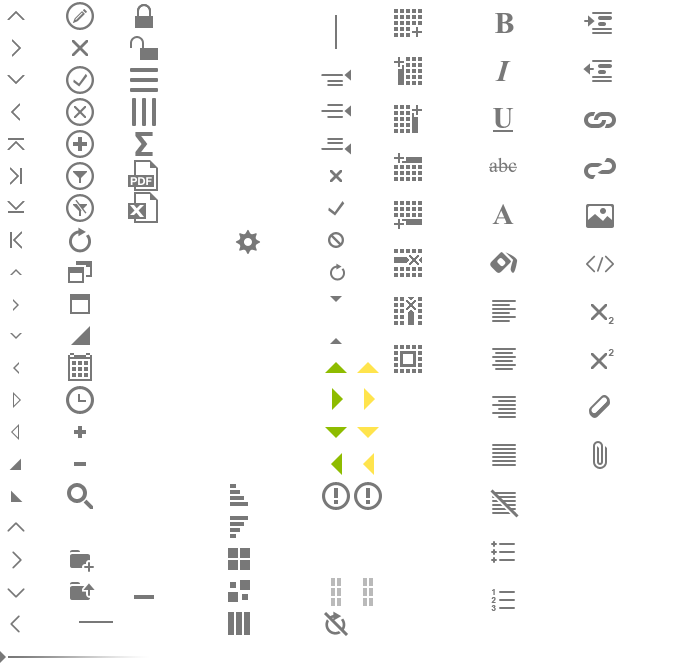
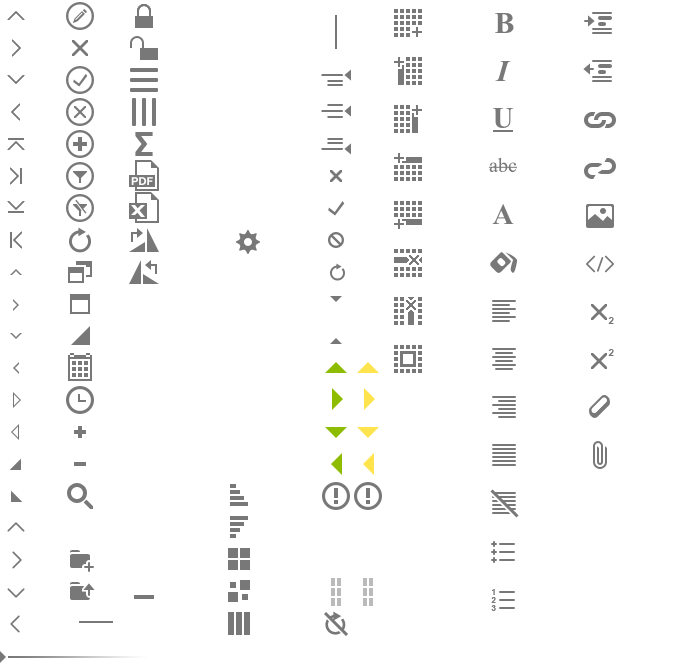
Revision of a layered 680×672 image; what changed, layer by layer:
added group "Rotate" with 4 layers above "Export" over (x1=129, y1=228, x2=159, y2=284)
added layer "Rotate CCW" in group "Rotate" over (x1=129, y1=260, x2=159, y2=284)
added layer "Rotate CW" in group "Rotate" over (x1=129, y1=228, x2=159, y2=252)
painted on "excel" over (x1=128, y1=192, x2=159, y2=223)
painted on "pdf" over (x1=128, y1=160, x2=159, y2=191)
